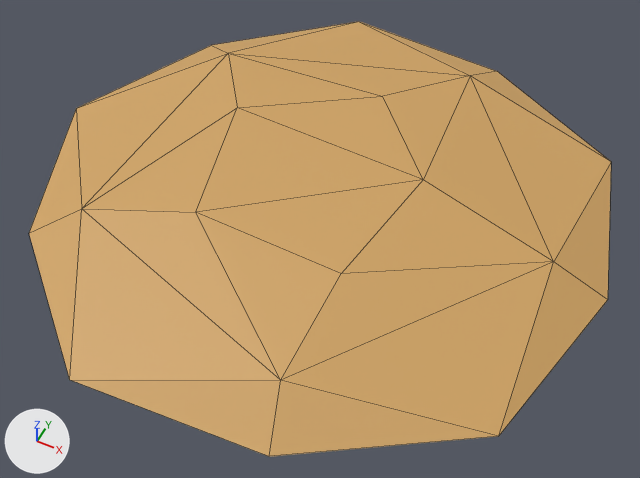
A saved change to the FBX model Assets/FBX/Island/Island.fbx.
Before and after are seen from a camera (50 mm lens) standing at (5.51, -11.15, 12.54) and looking at (0.3, -0.72, -0.49). The axes (+X, +Y, +Z) are drawn at lower left. The lights are the same throughout. Mesh edges are drawn as thin lines. Where no turn or scale is listed for an object, it has been applied to the vertices.

The older version as bpy lines, for what is in view:
```python
mat_sand = principled_material('Sand')
mat_sand.base_color = (0.627, 0.368, 0.123)  # orange #cfa362
mat_sand.roughness = 0.559
me_icosphere = bpy.data.meshes.new('Icosphere')
me_icosphere.from_pydata(...)  # 20 vertices, 28 faces; spans x -6.04..5.74, y -5.74..5.74, z -0.14..0.67
me_icosphere.materials.append(mat_sand)  # orange #cfa362
ob_island = bpy.data.objects.new('Island', me_icosphere)
ob_island.location = (0.0, 0.0, 0.0)
```
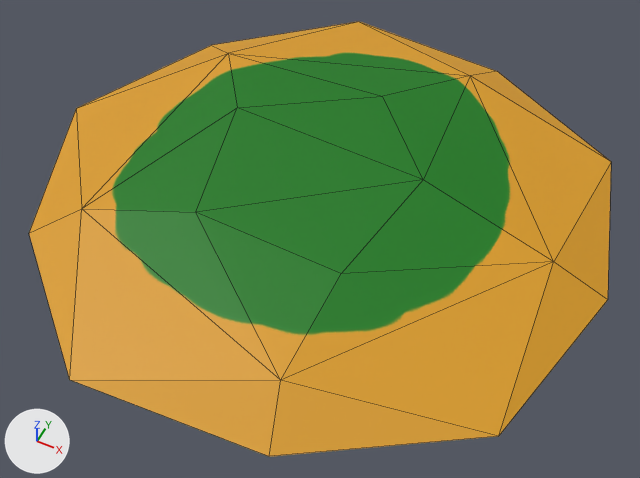
Location of each change, (x1, y1, x2, y2) in pixels of the pictures (640 x 478 px):
'Island', surface changed: (29, 21, 611, 457) in both

The change, as a diff of the scene's bpy script:
```diff
--- a/Assets/FBX/Island/Island.fbx.py
+++ b/Assets/FBX/Island/Island.fbx.py
@@ img_islandgrass_png @@
+img_islandgrass_png = load_image('IslandGrass.png', 'IslandGrass.png', 512, 512, 'sRGB')
@@ mat_sand @@
 mat_sand = principled_material('Sand')
-mat_sand.base_color = (0.627, 0.368, 0.123)  # orange #cfa362
+mat_sand.texture = img_islandgrass_png
 mat_sand.roughness = 0.559
@@ me_icosphere @@
 me_icosphere.from_pydata(...)  # 20 vertices, 28 faces; spans x -6.04..5.74, y -5.74..5.74, z -0.14..0.67
 # used by ob_island; location = (0.0, 0.0, 0.0)
+# me_icosphere part 1: texture (UV) coordinates changed
 me_icosphere.materials.append(mat_sand)
```
